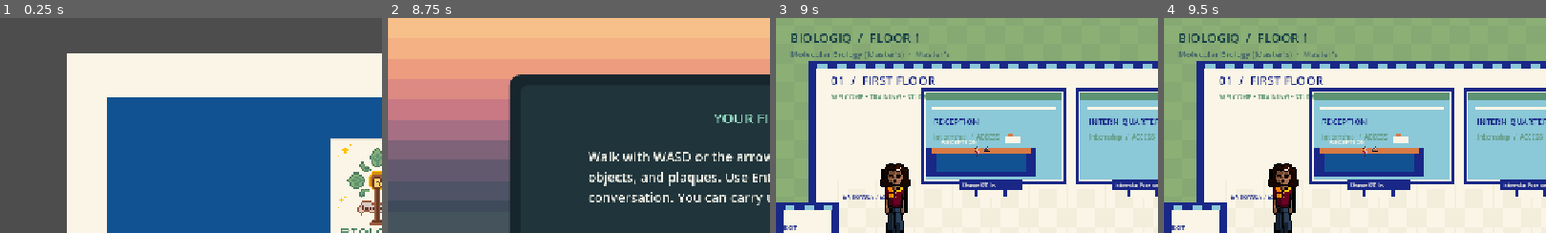
Above: before the commit, frames 1-4 (left to right).
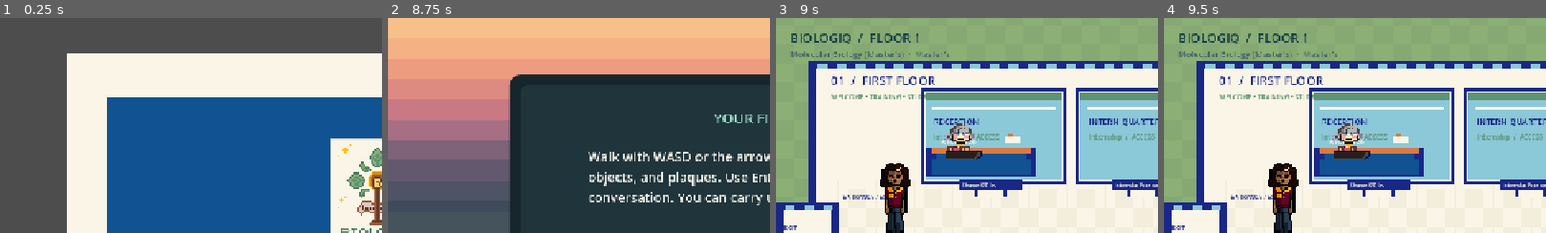
Above: after the commit, the same moments.

Repository: ashrithmedaa/Biologiq
Game: Godot game, scene res://Scenes/main.tscn
Same seed, same stepped clock (60 frames per second), same inputs: the game is played once before the commit and once after it.
Inputs (mouse positions are % of the whole screen's width and height, from its top left):
- Up to frame 1 (0.25 s): no input
- Up to frame 2 (8.75 s): click "Start" at 0.5 s; click "Start" at 1.25 s; click "← Back" at 2 s; click "Start" at 2.75 s; click "New Save" at 3.5 s; tap Enter at 4.25 s; move the mouse to (72, 45) at 4.27 s; hold Right 4.28-5 s; tap E at 4.35 s; click (72, 45) at 4.42 s; click "Choose a program" at 5 s; click "Molecular Biology (Master's)" at 5.75 s; click "Continue to article" at 6.5 s; click "Continue" at 7.25 s; click "Continue" at 8 s
- Up to frame 3 (9 s): click "Enter the lab" at 8.75 s
- Up to frame 4 (9.5 s): no input
The pictures show only the part of the screen within x 0-50%, y 0-50%; the shares and areas given below are measured in that part.

Frames 1-2 are identical in both runs. In frame 3, 1.5% of the frame differs, in the area x 40-67%, y 48-73%; in frame 4, 1.5%.

Commit message:
Update Main Map

Diff:
--- a/biologiq/Scripts/main_map.gd
+++ b/biologiq/Scripts/main_map.gd
@@ -188,10 +188,19 @@
 
 
 func _build_characters() -> void:
-	# One receptionist, scaled to the desk and standing in the open space behind it.
-	var sharon := _make_npc("Sharon", Vector2(345, 274), _sharon_frames(), 0.42)
-	sharon.get_node("Sprite").play("typing")
+	# Use only the seated figure from each sprite-sheet frame; the standing pose is a separate figure in the same cell.
+	var sharon := _make_npc("Sharon", Vector2(344, 276), _sharon_frames(), 3.4)
+	var sharon_sprite := sharon.get_node("Sprite") as AnimatedSprite2D
+	sharon_sprite.position = Vector2(0, -72)
+	sharon_sprite.play("typing")
 	_add_character_interaction("Sharon O'Riley", sharon.position, ["SHARON: Welcome to BIOLOGIQ. Please check in before exploring.", "SHARON: Your orientation packet is ready. The room plaques show the training level for each lab."])
+	# The navy front panel hides Sharon's lower half, so she reads clearly as seated behind the counter.
+	var counter_front := Polygon2D.new()
+	counter_front.name = "ReceptionCounterFront"
+	counter_front.z_index = 1
+	counter_front.color = Color("#115293")
+	counter_front.polygon = PackedVector2Array([Vector2(260, 258), Vector2(428, 258), Vector2(428, 282), Vector2(260, 282)])
+	add_child(counter_front)
 
 	sam_character = _make_npc("Sam", Vector2(792, 312), _sam_frames(), 0.14)
 	sam_sprite = sam_character.get_node("Sprite") as AnimatedSprite2D
@@ -295,7 +304,8 @@
 	for index in 6:
 		var atlas := AtlasTexture.new()
 		atlas.atlas = texture
-		atlas.region = Rect2(Vector2(index * 200, 0), Vector2(100, 100))
+		# The 200 px cell shows both standing and seated poses. Crop only the seated figure's head and torso.
+		atlas.region = Rect2(Vector2(index * 200 + 65, 0), Vector2(35, 36))
 		frames.add_frame("typing", atlas)
 	return frames
 
